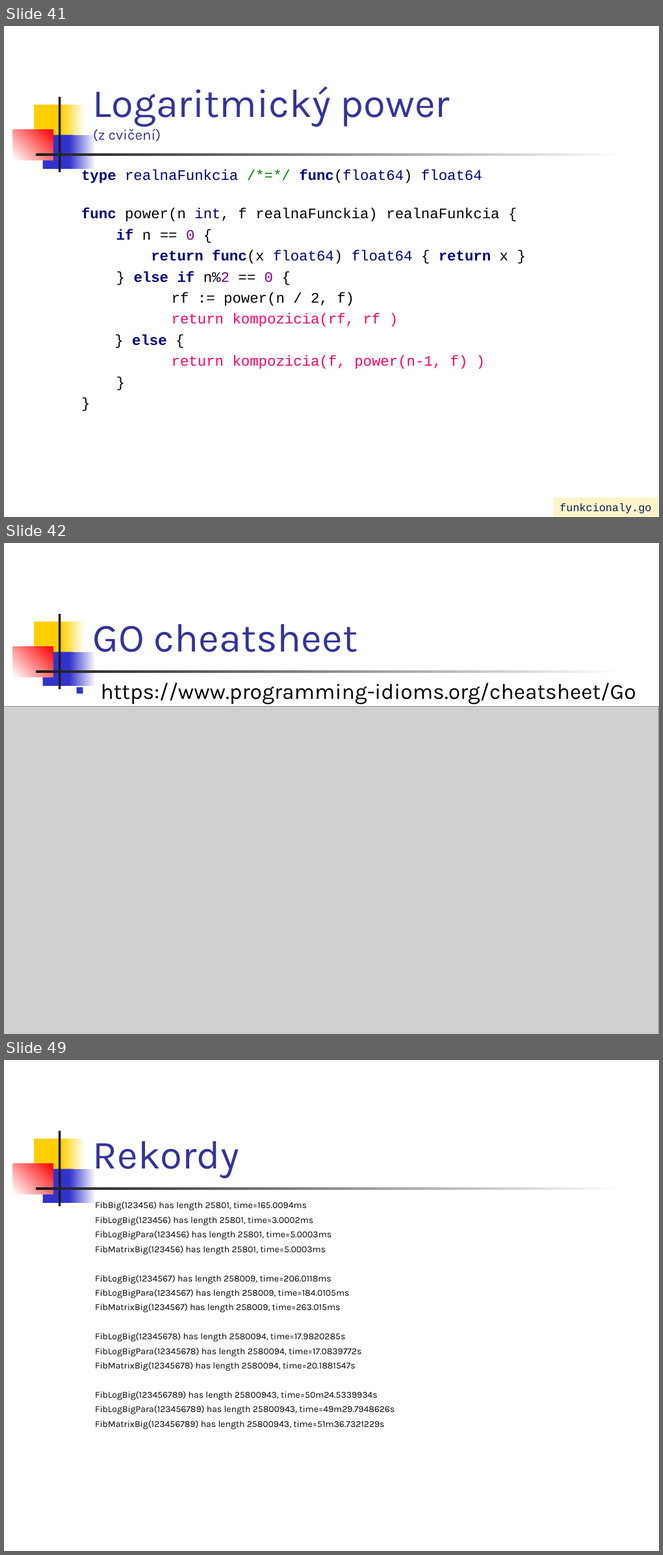
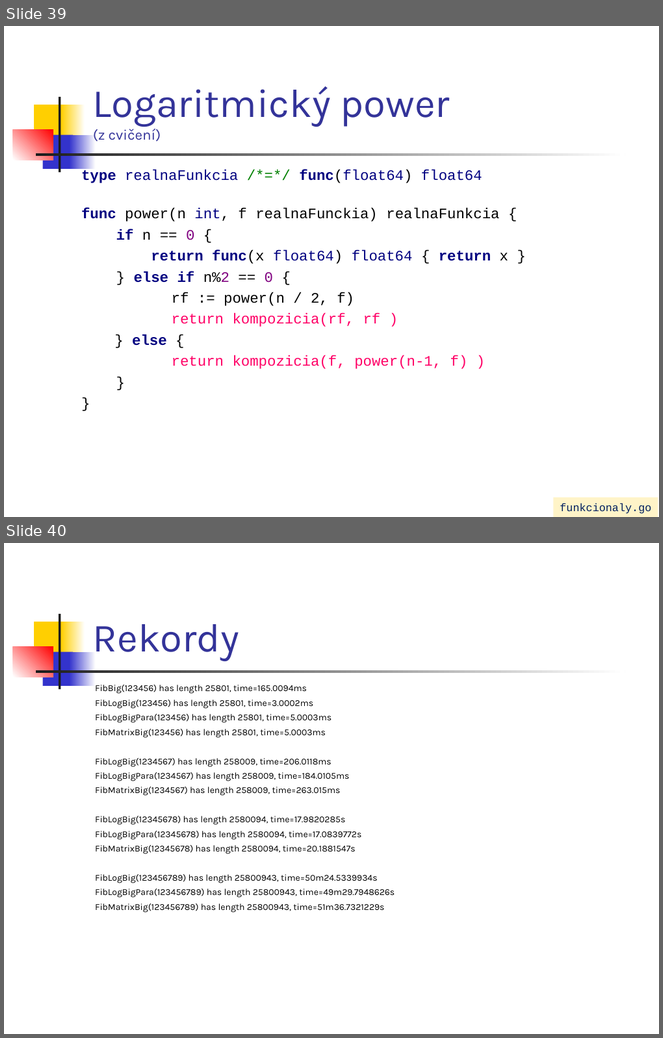
Before and after one commit to paradigmy/Prednasky, a slide deck: 02/go1.ppt. Shown one above the other, each under a label of ours: slides 41, 42 and 49 before the commit, slides 39 and 40 after it; the slides between them are not shown. The pictures are 663x1555 and 663x1038 pixels, drawn with LibreOffice and Linux fonts; fonts in the diff are those of the drawing; grey boxes stand for pictures. Boxes give left, top, right and bottom in pixels: in the first picture for what was removed or moved away, otherwise in the second. Text is boxed around its words. In the diff, an @@ line names an element or a change of style, - is before the commit and + after.

```diff
--- a/02/go1.ppt
+++ b/02/go1.ppt
@@ slide 42 removed at [4,543,659,1034], background #FFFFFF; not listed: 7 template elements that a slide beside it also shows @@
@@ title removed at [93,624,358,652] @@
-GO cheatsheet
@@ text removed at [101,683,636,704] @@
-■ https://www.programming-idioms.org/cheatsheet/Go
@@ picture removed at [4,707,659,1034] @@
@@ what was slide 41 is now slide 39 @@
@@ what was slide 49 is now slide 40 @@
```
Also in this commit, not shown: 5 slides changed, 8 other slides removed, 3 other files.
